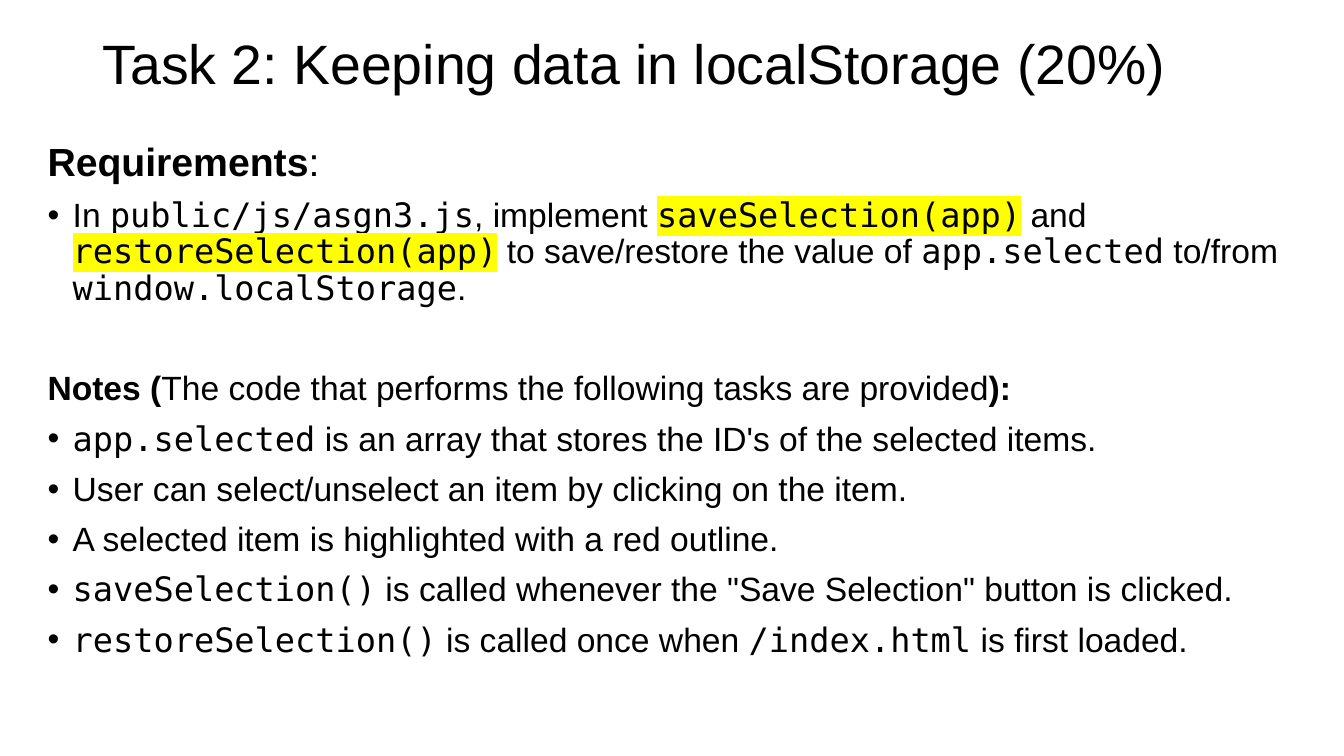
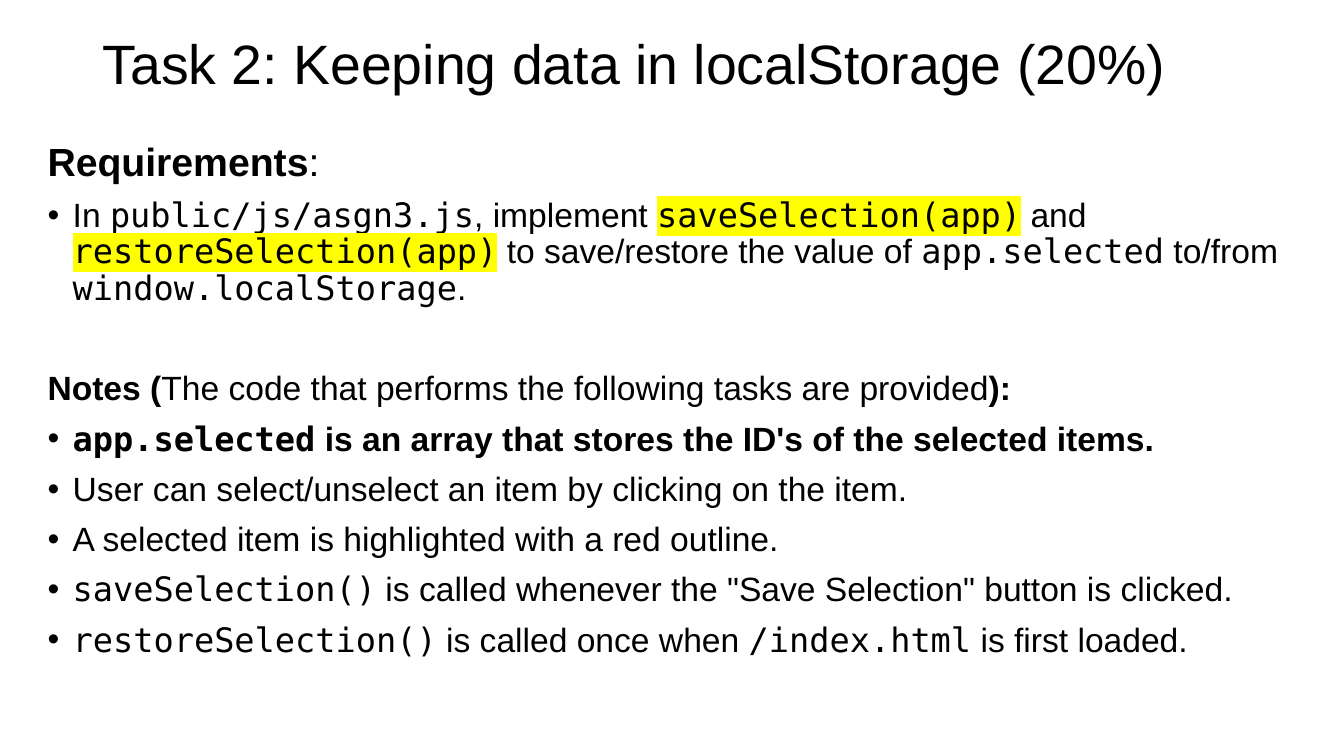
Before and after one commit to webfanrc/eclt5830-5840-exercise, a slide deck: slide 5 of ECLT5840/project-3/asgn3-spec.pptx. Drawn at 1344x756 pixels with LibreOffice and Linux fonts; fonts in the diff are those of the drawing. Boxes give left, top, right and bottom in pixels: in the first picture for what was removed or moved away, otherwise in the second. Text is boxed around its words. In the diff, an @@ line names an element or a change of style, - is before the commit and + after.

```diff
--- a/ECLT5840/project-3/asgn3-spec.pptx
+++ b/ECLT5840/project-3/asgn3-spec.pptx
@@ text at bbox=[73, 425, 1154, 458]: bold on in "app.selected is an array that stores the ..." @@
```
Also in this commit, not shown: 1 other slide changed, 3 other files.
